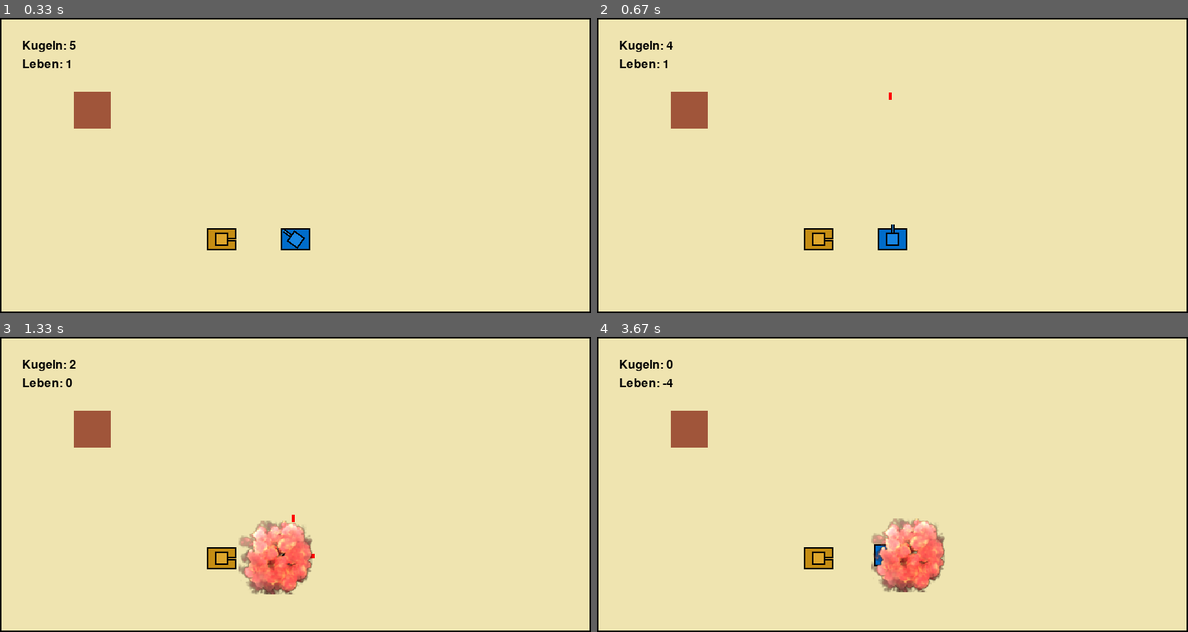
Above: before the commit, frames 1-4 (two rows, left to right).
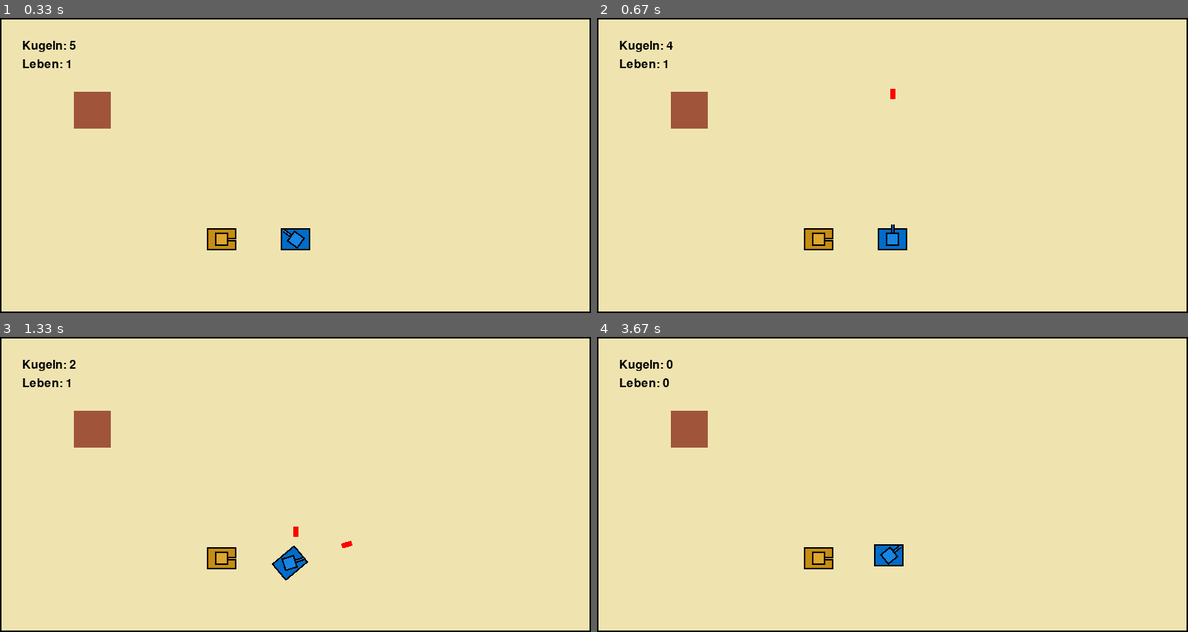
Above: after the commit, the same moments.

Repository: Keksfabrik-glitch/Panzerkiste
Game: pygame game, started from Main.py
The game is run twice, just before and just after one commit, with the same random seed, the same clock (stepped at 60 frames per second) and the same inputs.
Inputs (mouse positions are in pixels of both pictures, inside the frame that each line leads up to):
- Up to frame 1 (0.33 s): no input
- Up to frame 2 (0.67 s): click (892, 165) at 0.38 s
- Up to frame 3 (1.33 s): hold D 0.67-1.13 s; click (112, 555) at 0.75 s; hold W from 1.17 s (still down); click (342, 546) at 1.25 s
- Up to frame 4 (3.67 s): release W at 1.47 s; click (703, 428) at 1.55 s; hold D 1.83-2.3 s; click (697, 375) at 1.92 s; hold A 2.33-2.87 s; click (821, 443) at 2.42 s; hold S 2.9-3.2 s; click (868, 413) at 2.98 s; hold A 3.23-3.63 s; click (1117, 375) at 3.32 s

Frame 1 is identical in both runs. In frame 2, less than 0.1% of the frame differs, in the area x 49-51%, y 24-28%; in frame 3, 2.5%, in the area x 11-60%, y 14-88%; in frame 4, 2.5%.

Commit message:
Abraller + Kugeln gefixt . Dafür leider Kugeln größer

Diff:
--- a/panzer.py
+++ b/panzer.py
@@ -366,8 +366,7 @@
             self.letzterSchuss = jetzt
     def Schaden(self,amount=1):
         self.leben -= amount
-        if self.leben <= 0:
-            print("Ende")
+        #if self.leben <= 0:
             #running = False
 
 class FeindPanzerManage():
@@ -419,85 +418,118 @@
             else:
                 self.kill()
 class Kugel(pygame.sprite.Sprite):
-    def __init__(self, start_pos, richtung, geschwindigkeit=8, abpraller=2, abprallChance=0.75, winkel=None, shooter_id=None):
+    def __init__(self, start_pos, richtung, geschwindigkeit=8, abpraller=2, abprallChance=1, shooter_id=None):
         super().__init__()
-        self.image = pygame.Surface((10, 4))
-        self.image.fill(ROT)
-        self.original_image = self.image
+        self.original_image = pygame.Surface((14, 7), pygame.SRCALPHA)
+        pygame.draw.rect(self.original_image, ROT, self.original_image.get_rect())
+        self.image = self.original_image.copy()
         self.rect = self.image.get_rect(center=start_pos)
-        self.richtung = pygame.Vector2(richtung).normalize()
+
+        self.position = pygame.math.Vector2(start_pos)
+        self.richtung = pygame.math.Vector2(richtung).normalize()
         self.geschwindigkeit = geschwindigkeit
         self.abpraller = abpraller
         self.abprallChance = abprallChance
-
         self.shooter_id = shooter_id
-        self.freund_ignorieren_bis = pygame.time.get_ticks() + 150  # Nur kurz ignorieren
-
-        if winkel is not None:
-            self.winkel = winkel
-        else:
-            self.winkel = -richtung.angle_to(pygame.Vector2(1, 0))
-        self.image = pygame.transform.rotate(self.original_image, self.winkel)
-
-    def remove(self):
+        self.freund_ignorieren_bis = pygame.time.get_ticks() + 150
+
+        self.update_rotation()
+    def remove_self(self):
         self.kill()
+    def update_rotation(self):
+        winkel = self.richtung.angle_to(pygame.Vector2(1, 0))
+        self.image = pygame.transform.rotate(self.original_image, winkel)
+        self.rect = self.image.get_rect(center=self.position)
+        self.mask = pygame.mask.from_surface(self.image)
 
     def update(self):
-        anzahl_schritte = max(1, int(self.geschwindigkeit))
-        teil_bewegung = self.richtung * (self.geschwindigkeit / anzahl_schritte)
         jetzt = pygame.time.get_ticks()
 
-        for _ in range(anzahl_schritte):
-            neues_rect = self.rect.move(teil_bewegung)
-            self.rect = neues_rect
-            # Wandkollision
-            wand = pygame.sprite.spritecollideany(self, wände, collided=pygame.sprite.collide_mask)
-            if wand:
-                if wand.zerstörbarkeit:
-                    explosions_gruppe.add(Explosion(self.rect.centerx, self.rect.centery))
-                    wand.schaden(1)
-                    self.kill()
-                    return
-                elif self.abpraller > 0 and random.random() <= self.abprallChance:
-                    if wand.rect.width > wand.rect.height:
-                        self.richtung.y *= -1
-                    else:
-                        self.richtung.x *= -1
-
-                    self.abpraller -= 1
-                    self.geschwindigkeit *= 0.85
-                    self.winkel = -self.richtung.angle_to(pygame.Vector2(1, 0))
-                    self.image = pygame.transform.rotate(self.original_image, self.winkel)
-                    self.rect = self.rect.move(self.richtung * self.geschwindigkeit / anzahl_schritte)
-                else:
-                    explosions_gruppe.add(Explosion(self.rect.centerx, self.rect.centery))
-                    self.kill()
-                    return
-
-            if jetzt >= self.freund_ignorieren_bis:
-                # Nach Ablauf der Schutzzeit: jeder darf getroffen werden
-                for panzer in list(spieler_gruppe) + list(feindPanzerGR):
-                    if pygame.sprite.collide_mask(self, panzer):
-                        panzer.Schaden()
-                        explosions_gruppe.add(Explosion(self.rect.centerx, self.rect.centery))
+        # Bewegung in kleinen Schritten für genaue Kollision
+        steps = int(self.geschwindigkeit)
+        if steps < 1:
+            steps = 1
+        step_vector = self.richtung * (self.geschwindigkeit / steps)
+
+        for _ in range(steps):
+            self.position += step_vector
+            self.rect.center = self.position
+            self.update_rotation()
+
+            # --- Wandkollision ---
+            for wand in wände:
+                if self.rect.colliderect(wand.rect):
+                    offset = (wand.rect.left - self.rect.left, wand.rect.top - self.rect.top)
+                    overlap = self.mask.overlap(wand.mask, offset)
+
+                    if overlap:  # tatsächliche Pixelkollision
+                        self.position -= step_vector  # Schritt zurück
+                        self.rect.center = self.position
+                        self.update_rotation()
+
+                        if wand.zerstörbarkeit:
+                            explosions_gruppe.add(Explosion(*self.rect.center))
+                            wand.schaden(1)
+                            self.kill()
+                            return
+
+                        # Abprallverhalten
+                        if self.abpraller > 0 and self.abprallChance  > random.random():
+                            normal = self.get_normal_vector(wand)
+                            self.richtung = self.richtung.reflect(normal)
+                            self.abpraller -= 1
+                            self.geschwindigkeit *= 0.85
+                            self.update_rotation()
+                            return
+                        else:
+                            explosions_gruppe.add(Explosion(*self.rect.center))
+                            self.kill()
+                            return
+
+            # --- Gegnerkollision ---
+            for ziel in spieler_gruppe.sprites() + feindPanzerGR.sprites():
+                if ziel.ID == self.shooter_id and jetzt < self.freund_ignorieren_bis:
+                    continue
+
+                if self.rect.colliderect(ziel.rect):
+                    offset = (ziel.rect.left - self.rect.left, ziel.rect.top - self.rect.top)
+                    if self.mask.overlap(ziel.mask, offset):
+                        ziel.Schaden()
+                        explosions_gruppe.add(Explosion(*self.rect.center))
                         self.kill()
                         return
-            else:
-                # Während Schutzzeit: Shooter ignorieren
-                for panzer in list(spieler_gruppe) + list(feindPanzerGR):
-                    if panzer.ID == self.shooter_id:
-                        continue  # eigenen Schützen ignorieren
-                    if pygame.sprite.collide_mask(self, panzer):
-                        panzer.Schaden()
-                        explosions_gruppe.add(Explosion(self.rect.centerx, self.rect.centery))
-                        self.kill()
-                        return
-
-        # Rand verlassen
-        puffer = 20
-        erweiterter_bereich = pygame.Rect(-puffer, -puffer, WIDTH + 2 * puffer, HEIGHT + 2 * puffer)
-        if not erweiterter_bereich.collidepoint(self.rect.center):
-            self.kill()
+
+            # --- Spielfeld verlassen ---
+            if not screen.get_rect().inflate(40, 40).collidepoint(self.rect.center):
+                self.kill()
+                return
+
+    def get_normal_vector(self, hindernis):
+        # Berechne den exakten Kollisionspunkt via Maske
+        offset = (hindernis.rect.left - self.rect.left, hindernis.rect.top - self.rect.top)
+        overlap_point = self.mask.overlap(hindernis.mask, offset)
+        if not overlap_point:
+            return pygame.math.Vector2(0, -1)  # fallback nach oben
+
+        # Erzeuge eine Gradientmaske der Hindernis-Maske für "Normale"
+        # Suche Nachbarn um den Kollisionspunkt herum
+        x, y = overlap_point
+        grad = pygame.math.Vector2(0, 0)
+
+        # Nachbarpixel in der Hindernis-Maske abfragen
+        for dx, dy in [(-1, 0), (1, 0), (0, -1), (0, 1)]:
+            try:
+                if hindernis.mask.get_at((x + dx, y + dy)) == 0:
+                    grad += pygame.math.Vector2(dx, dy)
+            except IndexError:
+                pass
+
+        if grad.length_squared() == 0:
+            # Kein Rand gefunden, also fallback
+            grad = pygame.math.Vector2(self.rect.center) - pygame.math.Vector2(hindernis.rect.center)
+
+        return grad.normalize()
+
 class Wall(pygame.sprite.Sprite):
     def __init__(self, x, y, breite, höhe, zerstörbarkeit=False, leben=8):
         super().__init__()
@@ -629,10 +661,10 @@
         wände.add(Wall(wand["x"], wand["y"], wand["w"], wand["h"], wand.get("destroyable", False)))
 
     # Immer die vier Randwände laden
-    wände.add(Wall(0, 0, WIDTH, 2))                  # Oben
-    wände.add(Wall(0, HEIGHT - 2, WIDTH, 2))         # Unten
-    wände.add(Wall(0, 0, 2, HEIGHT))                 # Links
-    wände.add(Wall(WIDTH - 2, 0, 2, HEIGHT))         # Rechts
+    wände.add(Wall(0, -2, WIDTH, 4))                  # Oben
+    wände.add(Wall(-2, HEIGHT - 2, WIDTH, 4))         # Unten
+    wände.add(Wall(-2, 0, 4, HEIGHT))                 # Links
+    wände.add(Wall(WIDTH - 2, 0, 4, HEIGHT))         # Rechts
 
     # Löcher laden
     for loch in map_data.get("holes", []):
@@ -688,6 +720,7 @@
 
         if player.kugeln == 0 and jetzt - player.letzterSchuss >= player.nachladezeit * 1000:
             player.kugeln = player.maxKugeln
+
         GelegteMienen.update()
         spieler_gruppe.update()
         feindPanzerGR.update()
